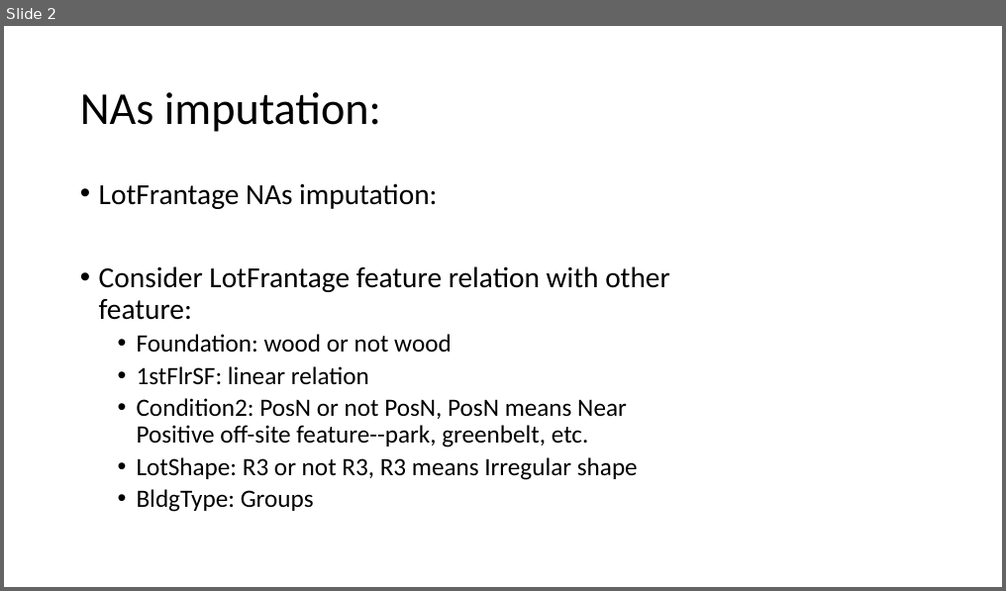
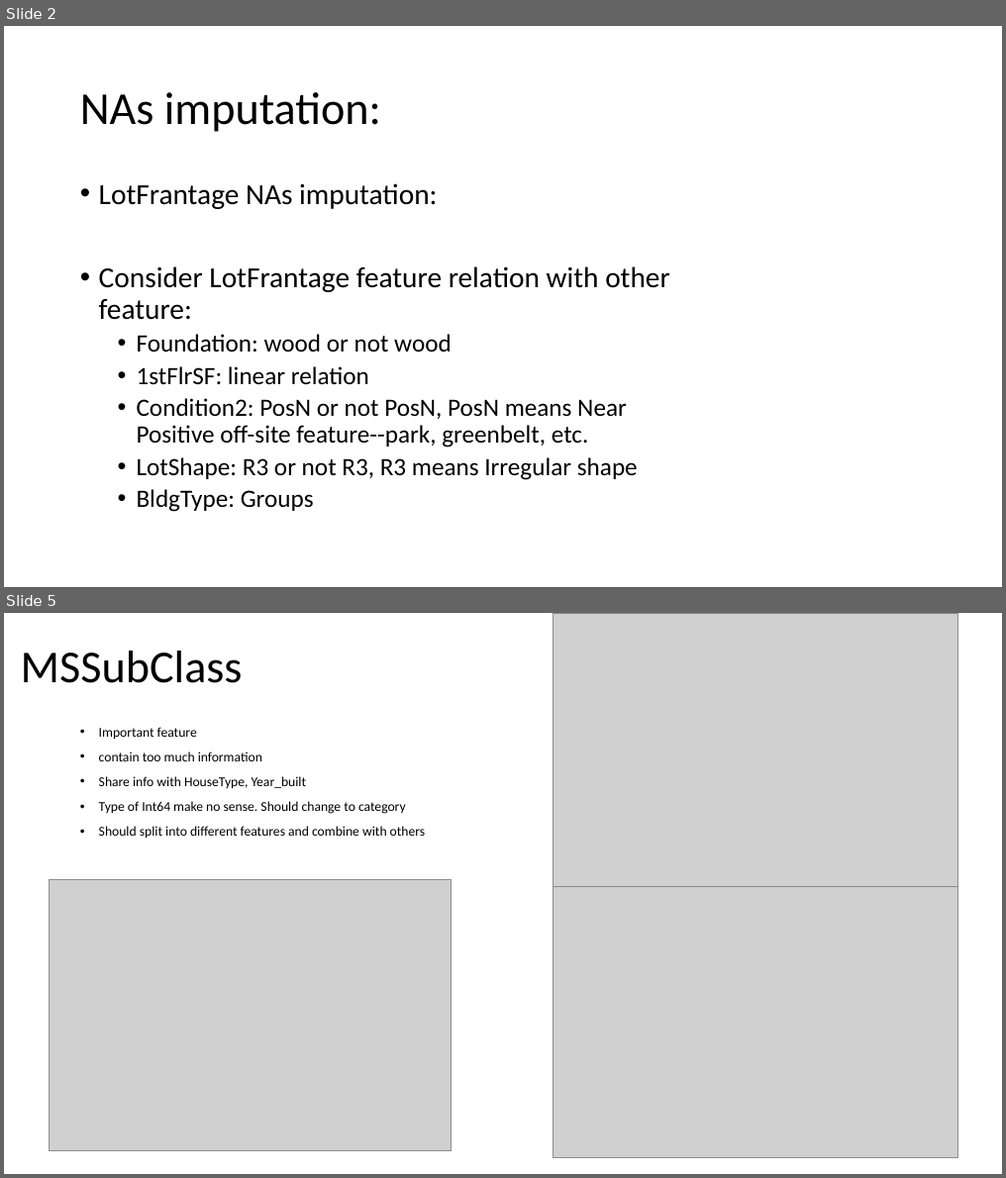
Before and after one commit to joshualee791204/Octopus, a slide deck: Presentation_record.pptx. Shown one above the other, each under a label of ours: slide 2 before the commit, slides 2 and 5 after it; the slides between them are not shown. The pictures are 1006x591 and 1006x1178 pixels, drawn with LibreOffice and Linux fonts; fonts in the diff are those of the drawing; grey boxes stand for pictures. Boxes give left, top, right and bottom in pixels: in the first picture for what was removed or moved away, otherwise in the second. Text is boxed around its words. In the diff, an @@ line names an element or a change of style, - is before the commit and + after.

```diff
--- a/Presentation_record.pptx
+++ b/Presentation_record.pptx
@@ slide 5 added at [4,613,1002,1174], background #FFFFFF @@
@@ picture added at [553,613,957,888] @@
@@ title added at [21,651,243,683], 44 pt, text #000000 @@
+MSSubClass
@@ text added at [99,727,426,839], 12.9 pt, text #000000 @@
+• Important feature
+• contain too much information
+• Share info with HouseType, Year_built
+• Type of Int64 make no sense. Should change to category
+• Should split into different features and combine with others
@@ picture added at [49,879,451,1151] @@
@@ picture added at [553,887,957,1158] @@
```
Also in this commit, not shown: 5 other slides added, 5 other files.
